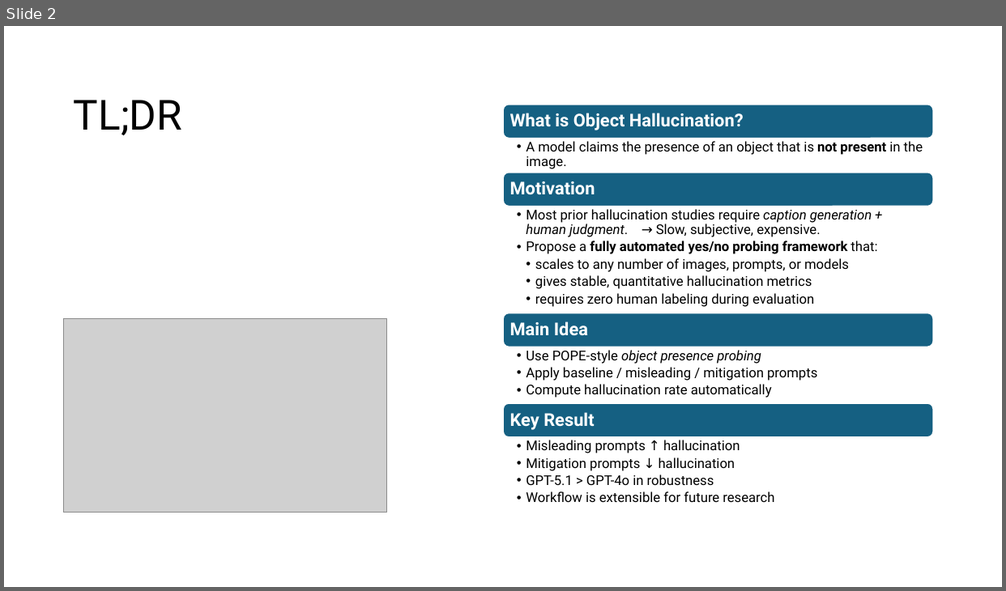
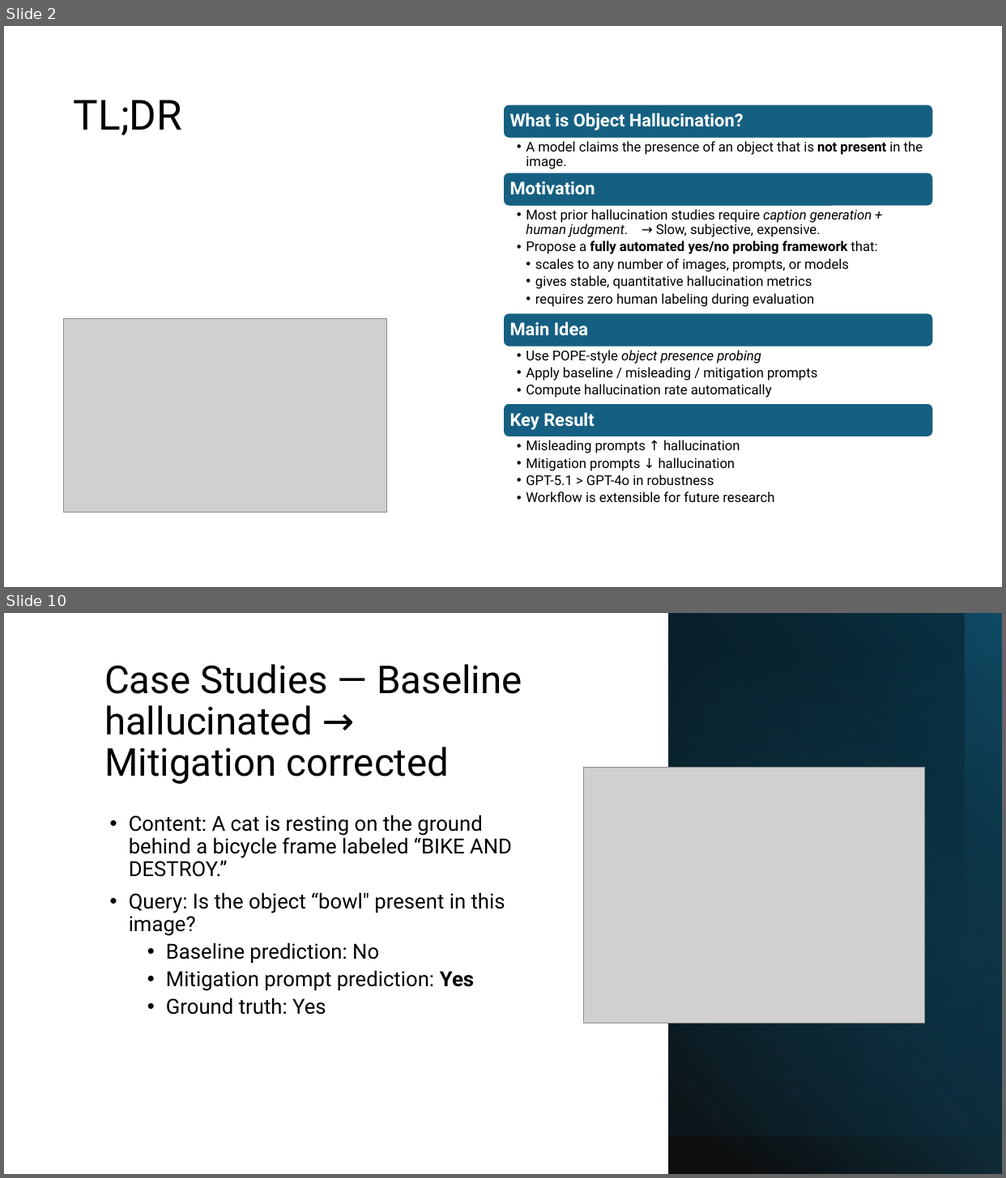
Before and after one commit to xxiao053/MRP--Mini-Research-Problem, a slide deck: presentation/A Scalable Workflow for Evaluating Object Hallucination in Multimodal LLMs.pptx. Shown one above the other, each under a label of ours: slide 2 before the commit, slides 2 and 10 after it; the slides between them are not shown. The pictures are 1006x591 and 1006x1178 pixels, drawn with LibreOffice and Linux fonts; fonts in the diff are those of the drawing; grey boxes stand for pictures. Boxes give left, top, right and bottom in pixels: in the first picture for what was removed or moved away, otherwise in the second. Text is boxed around its words. In the diff, an @@ line names an element or a change of style, - is before the commit and + after.

```diff
--- a/presentation/A Scalable Workflow for Evaluating Object Hallucination in Multimodal LLMs.pptx
+++ b/presentation/A Scalable Workflow for Evaluating Object Hallucination in Multimodal LLMs.pptx
@@ slide 10 added at (4, 613, 1002, 1174), background #FFFFFF @@
@@ rectangle added at (669, 613, 1002, 1174), fill gradient #000000 to #156082 @@
@@ rectangle added at (669, 613, 1002, 1137), fill gradient #0B3041 @@
@@ rectangle added at (669, 613, 1002, 1137), fill gradient #156082 to #000000 @@
@@ rectangle added at (669, 613, 965, 1174), fill gradient #156082 to #000000 @@
@@ title added at (104, 664, 522, 784), 37 pt, text #000000 @@
+Case Studies — Baseline hallucinated → Mitigation corrected
@@ picture added at (583, 767, 925, 1023) @@
@@ text added at (129, 815, 512, 1015), 20 pt, text #000000 @@
+• Content: A cat is resting on the ground behind a bicycle frame labeled “BIKE AND DESTROY.”
+• Query: Is the object “bowl" present in this image?
+  • Baseline prediction: No
+  • Mitigation prompt prediction: Yes
+  • Ground truth: Yes
```
Also in this commit, not shown: 2 slides changed, 10 other slides added.
